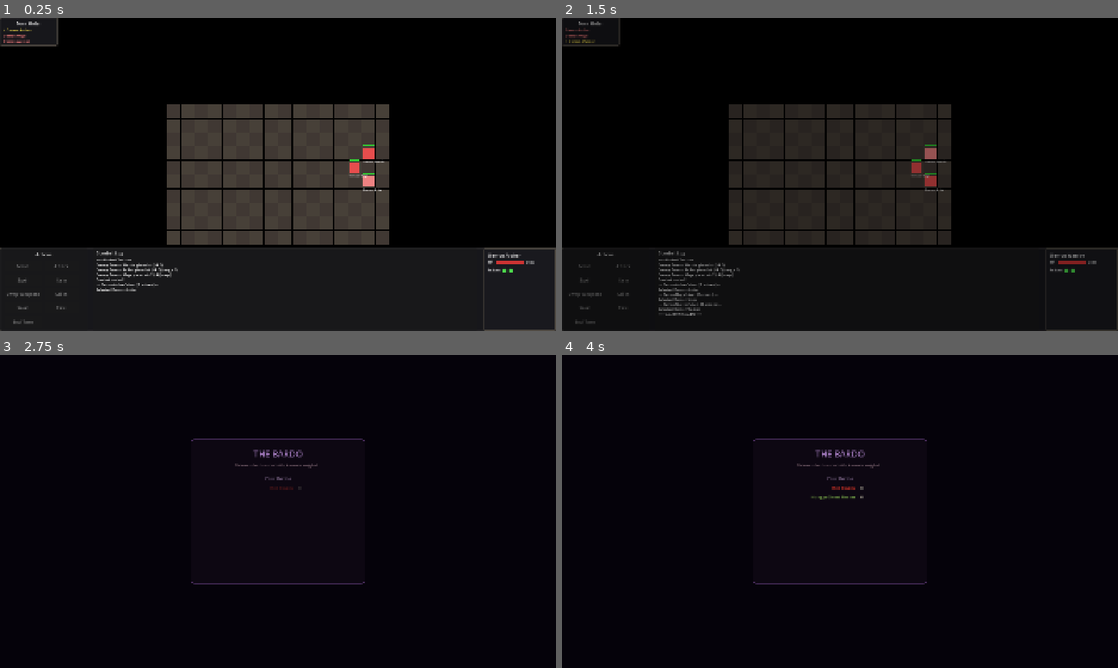
Above: before the commit, frames 1-4 (two rows, left to right).
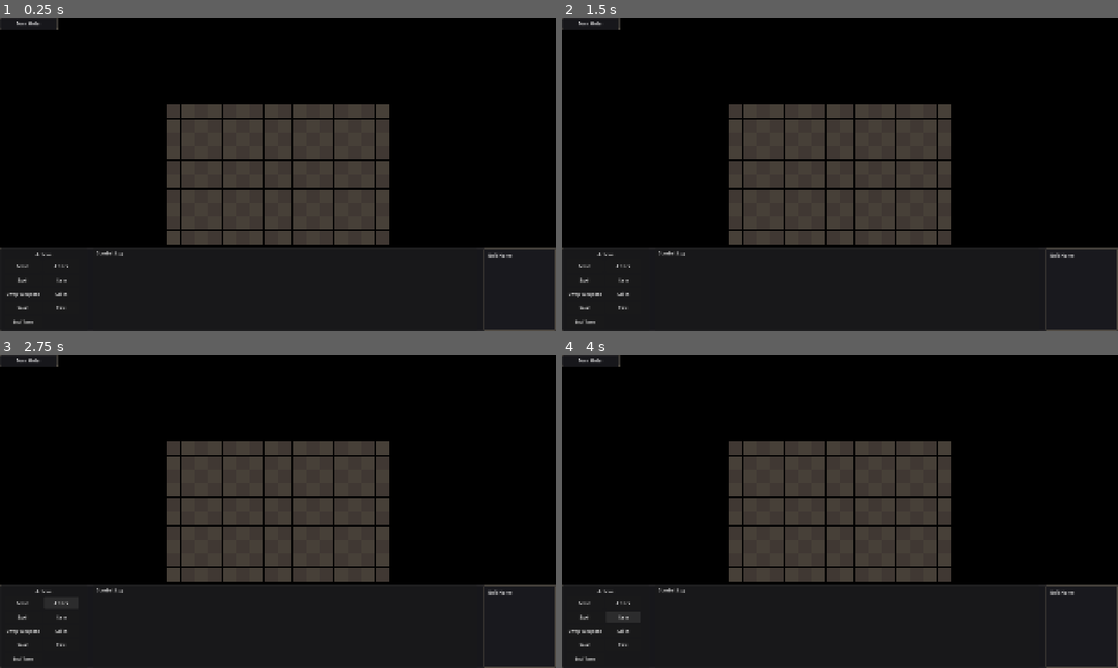
Above: after the commit, the same moments.

Repository: olstach/six_worlds
Game: Godot game, scene res://scenes/combat/combat_arena.tscn
Same seed, same stepped clock (60 frames per second), same inputs: the game is played once before the commit and once after it. This scene is started directly instead of the project's main scene.
Inputs (mouse positions are in pixels of both pictures, inside the frame that each line leads up to):
- Up to frame 1 (0.25 s): no input
- Up to frame 2 (1.5 s): click (584, 265) at 0.5 s, where only the run after the commit has a clickable "Move"; click (840, 187) at 1.25 s, where only the run before the commit has a clickable "Enter the Bardo"
- Up to frame 3 (2.75 s): click (61, 602) at 2 s, where only the run after the commit has a clickable "Attack"
- Up to frame 4 (4 s): click (584, 617) at 2.75 s, where only the run after the commit has a clickable "Spell"; click (623, 617) at 3.5 s, where only the run after the commit has a clickable "Item"

The runs differ from the first frame. In frame 1, 1.6% of the frame differs, in the area x 0-97%, y 3-98%; in frame 2, 9.6%; in frame 3, 19%; in frame 4, 19%, in the area x 0-100%, y 0-100%.
Error after the commit: Parse Error: Function "_add_combat_log()" not found in base self. (res://scripts/autoload/combat_manager.gd:1501)

Commit message:
Wire call_the_shot perk (Leadership 1)
Free-action mark (once/turn): attacker marks an enemy unit within range 6.
The first ally to hit that target gains +15% accuracy and +15% physical
damage. Mark is consumed on first hit, or expires at the start of the
marked unit's own turn.

Changes:
- combat_unit.gd: add `is_marked` bool state flag
- combat_manager.gd: `mark_target` case in use_active_skill dispatch
- combat_manager.gd: once_per_turn cooldown in post-success block
- combat_manager.gd: +15% hit_chance in calculate_hit_chance
- combat_manager.gd: +15% damage + mark consumption in calculate_physical_damage
- combat_manager.gd: mark expiry in _process_turn_start_perks
- TODO.md: mark call_the_shot as done

https://claude.ai/code/session_011xuGBWZAnEDd9gSMEiPZjK

Diff:
--- a/scripts/autoload/combat_manager.gd
+++ b/scripts/autoload/combat_manager.gd
@@ -1334,6 +1334,11 @@
 			if _grid_distance(attacker.grid_position, defender.grid_position) <= 2:
 				hit_chance -= 10.0
 
+	# Call the Shot (Leadership 1): marked targets are easier to hit — +15% accuracy
+	# The mark is consumed on the first damaging hit (see calculate_physical_damage)
+	if "is_marked" in defender and defender.is_marked:
+		hit_chance += 15.0
+
 	# Height advantage bonus (+5 per level, -5 penalty when lower)
 	if combat_grid:
 		hit_chance += combat_grid.get_height_accuracy_bonus(attacker.grid_position, defender.grid_position)
@@ -1488,6 +1493,12 @@
 		if attacker.has_method("get_equipped_weapon") and attacker.get_equipped_weapon().get("type", "") == "mace":
 			if defender.has_status("Stunned") or defender.has_status("Dazed"):
 				damage = int(damage * 1.20)
+
+	# Call the Shot (Leadership 1): first hit on a marked target gets +15% damage; mark consumed
+	if "is_marked" in defender and defender.is_marked:
+		damage = int(damage * 1.15)
+		defender.is_marked = false
+		_add_combat_log("Mark consumed — %s's shot connects!" % attacker.unit_name)
 
 	# Apply physical resistance (checks specific subtype first, then falls back to generic "physical")
 	var phys_resist = defender.get_resistance(dmg_type)
@@ -3645,6 +3656,22 @@
 			result = _resolve_stance(user, combat_data)
 		"heal_self":
 			result = _resolve_heal_self(user, combat_data)
+		"mark_target":
+			# Call the Shot (Leadership 1): mark an enemy so the first ally to attack them
+			# gains +15% accuracy and +15% damage. Mark clears on first hit or target's turn start.
+			var target = get_unit_at(target_pos)
+			if target == null or not target.is_alive():
+				result = {"success": false, "reason": "No target"}
+			elif target.team == user.team:
+				result = {"success": false, "reason": "Cannot mark allies"}
+			else:
+				var range_allowed = combat_data.get("range", 6)
+				if _grid_distance(user.grid_position, target_pos) > range_allowed:
+					result = {"success": false, "reason": "Out of range"}
+				else:
+					target.is_marked = true
+					_add_combat_log("%s calls the shot on %s! Next ally to attack gains +15%% acc/dmg." % [user.unit_name, target.unit_name])
+					result = {"success": true, "effects": ["marked"], "marked_target": target}
 		"examine":
 			# Reveal enemy info via examine window — handled by combat_arena via signal
 			var target = get_unit_at(target_pos)
@@ -3665,9 +3692,11 @@
 		var cooldown = combat_data.get("cooldown", 0)
 		if cooldown > 0:
 			user.set_skill_cooldown(perk_id, cooldown)
-		# Once-per-combat skills get a huge cooldown
+		# Once-per-combat skills get a huge cooldown; once-per-turn skills cool down in 1 turn
 		if combat_data.get("once_per_combat", false):
 			user.set_skill_cooldown(perk_id, 999)
+		elif combat_data.get("once_per_turn", false):
+			user.set_skill_cooldown(perk_id, 1)
 		# Emit signal
 		active_skill_used.emit(user, skill_data, result)
 
@@ -4766,6 +4795,10 @@
 	unit.dagger_attacks_this_turn = 0
 	unit.ranged_attacks_this_turn = 0
 	unit.knife_storm_proc_this_turn = false
+	# Call the Shot (Leadership 1): mark expires at the start of the marked unit's own turn
+	if unit.is_marked:
+		unit.is_marked = false
+		_add_combat_log("%s shakes off the mark." % unit.unit_name)
 
 	# Diamond Body: +25% status resist (handled via saving throw bonuses)
 	# Field Commander: companions reposition — only applies round 1 (handled in deployment)
--- a/scripts/combat/combat_unit.gd
+++ b/scripts/combat/combat_unit.gd
@@ -40,6 +40,7 @@
 var enemies_hit_this_combat: Array = []  # Tracks enemies hit for cheap_shot (first-attack crit bonus)
 var hit_back_ready: bool = false          # Set when taking damage with hit_back_harder perk; grants +20% damage on next melee attack
 var sorcery_kill_bonus_ready: bool = false  # Set when killing with Sorcery (spell_like_a_knife perk); next spell gets +50% Spellpower
+var is_marked: bool = false               # Set by call_the_shot (Leadership 1); first ally to attack this unit gains +15% acc/dmg, then mark clears
 var status_effects: Array = []  # Active status effects on this unit
 
 # Active skill cooldowns: perk_id -> turns remaining (0 = ready)
Not shown, changed: TODO.md
